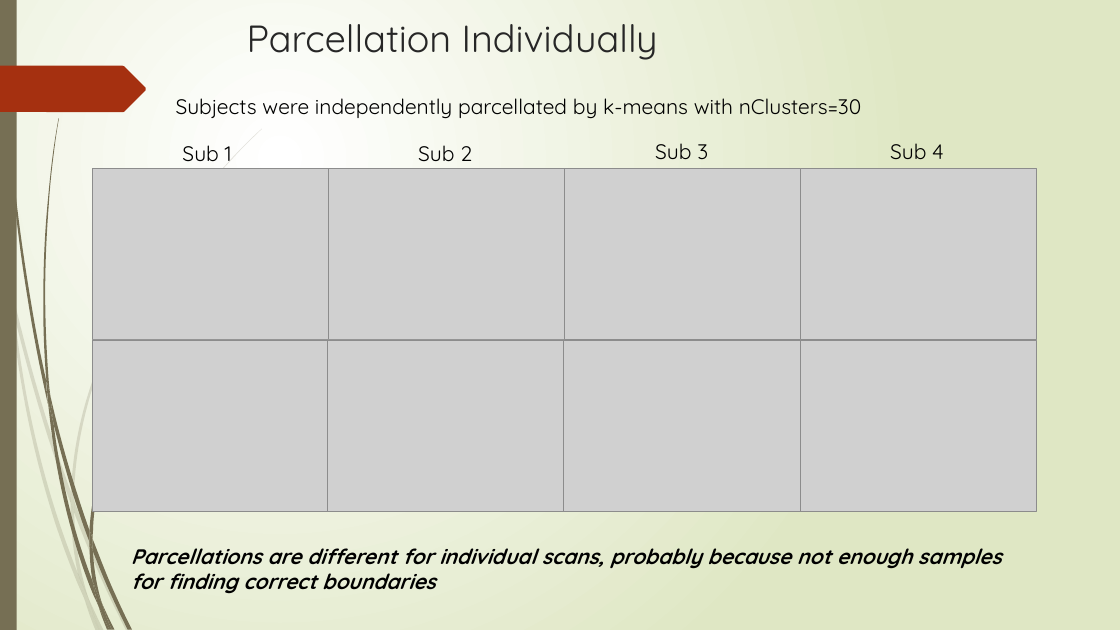
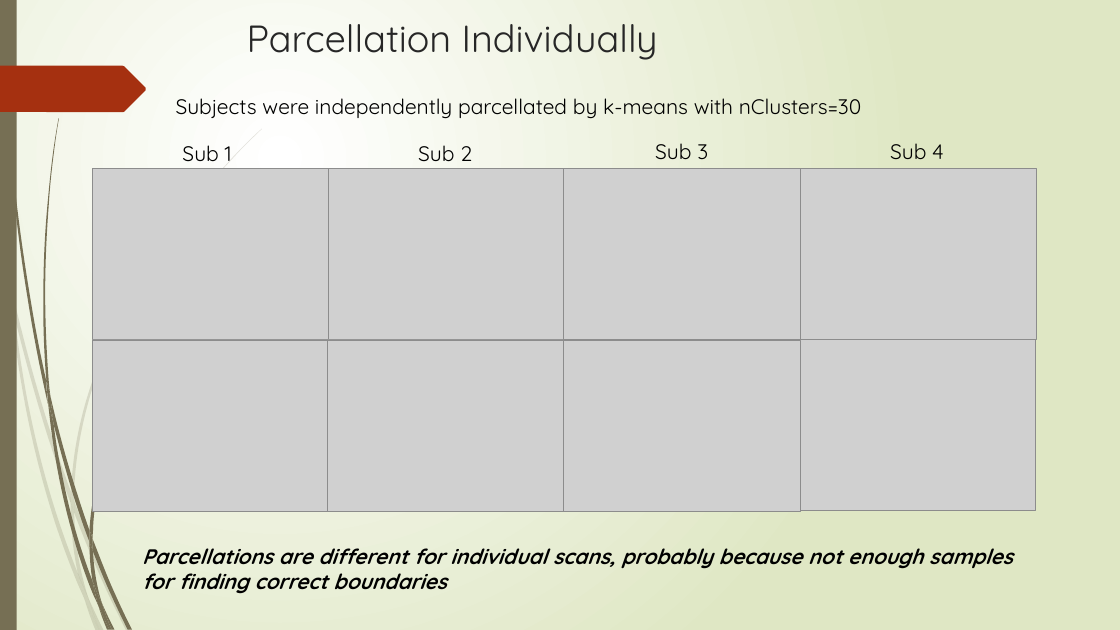
Before and after one commit to ajoshiusc/cortical_parcellation, a slide deck: slide 7 of docs/brain_sync.pptx. Drawn at 1120x630 pixels with LibreOffice and Linux fonts; fonts in the diff are those of the drawing; grey boxes stand for pictures. Boxes give left, top, right and bottom in pixels: in the first picture for what was removed or moved away, otherwise in the second. Text is boxed around its words. In the diff, an @@ line names an element or a change of style, - is before the commit and + after.

```diff
--- a/docs/brain_sync.pptx
+++ b/docs/brain_sync.pptx
@@ text at (142,548,1013,569): alignment left to right @@
```
Also in this commit, not shown: 2 other slides changed.
